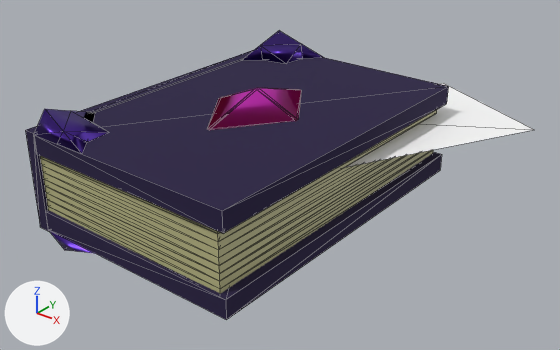
Before and after pictures for a commit that changed the glTF model assets/3d model/grimorio.glb.
Before and after are seen from a camera (50 mm lens) standing at (2.63, -3.08, 1.76) and looking at (0.1, 0.07, -0.19). The axes (+X, +Y, +Z) are drawn at lower left. The lights are the same throughout. The older version comes first. Mesh edges are drawn as thin lines. Where no turn or scale is listed for an object, it has been applied to the vertices. Vertices at exactly the same position are counted once.
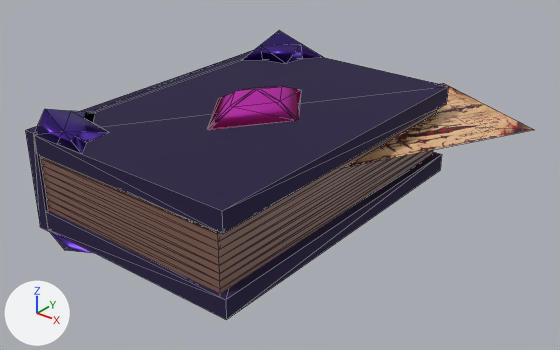
Location of each change, [x1, y1, x2, y2] in pixels of the pictures (560 x 350 px):
'Cube', recoloured (beige to brown)
    both: [40, 110, 437, 293]
'Plane', surface changed (white to brown)
    both: [344, 83, 534, 168]
'Cone.001', reshaped
    before: [207, 88, 301, 130]
    after: [207, 86, 301, 130]

The change, as a list of edits to the scene's bpy script:
```text
Add img_pergaminho_oculto_do_bobo_carmesim:
    img_pergaminho_oculto_do_bobo_carmesim = load_image('Pergaminho Oculto do Bobo Carmesim', '_unpacked/Pergaminho_Oculto_do_Bobo_Carmesim', 1086, 1448, 'sRGB')
Change mat_papers:
    mat_papers.base_color: (0.503, 0.487, 0.243) -> (0.233, 0.118, 0.0891)  # beige #bcb987 -> brown #856054
Change mat_carta_paiaço:
    where n0 = _N.new('ShaderNodeBsdfPrincipled'); n0.name = 'Principled BSDF'
    remove n0.inputs[0].default_value = (1.0, 1.0, 1.0, 1.0)  # 'Base Color', white #ffffff
    add n2 = _N.new('ShaderNodeTexImage'); n2.name = 'Image Texture'
    add n2.image = img_pergaminho_oculto_do_bobo_carmesim
    add n3 = _N.new('ShaderNodeMapping'); n3.name = 'Mapping'
    add n3.inputs[1].default_value = (0.14, -0.05, 0.0)  # 'Location'
    add n3.inputs[3].default_value = (0.74, -1.23, 1.0)  # 'Scale'
    add n4 = _N.new('ShaderNodeUVMap'); n4.name = 'UV Map'
    add n4.uv_map = 'UVMap'
    add _L.new(n2.outputs[0], n0.inputs[0])  # 'Color' to 'Base Color'
    add _L.new(n3.outputs[0], n2.inputs[0])  # 'Vector' to 'Vector'
    add _L.new(n4.outputs[0], n3.inputs[0])  # 'UV' to 'Vector'
Change me_cone_001:
    used by ob_cone_001; location = (0.0, 0.0, 0.273)
    remove me_cone_001.from_pydata(...)  # 12 vertices, 20 faces; spans x -0.279..0.279, y -0.395..0.395, z -0.06..0.055
    add me_cone_001.from_pydata(...)  # 20 vertices, 36 faces; spans x -0.279..0.279, y -0.395..0.395, z -0.06..0.055
    me_cone_001 part 1
    12 faces are deleted
    8 vertices are added at x -0.15..0.15, y -0.212..0.212, z 0.012..0.013
    28 new faces join them
```
